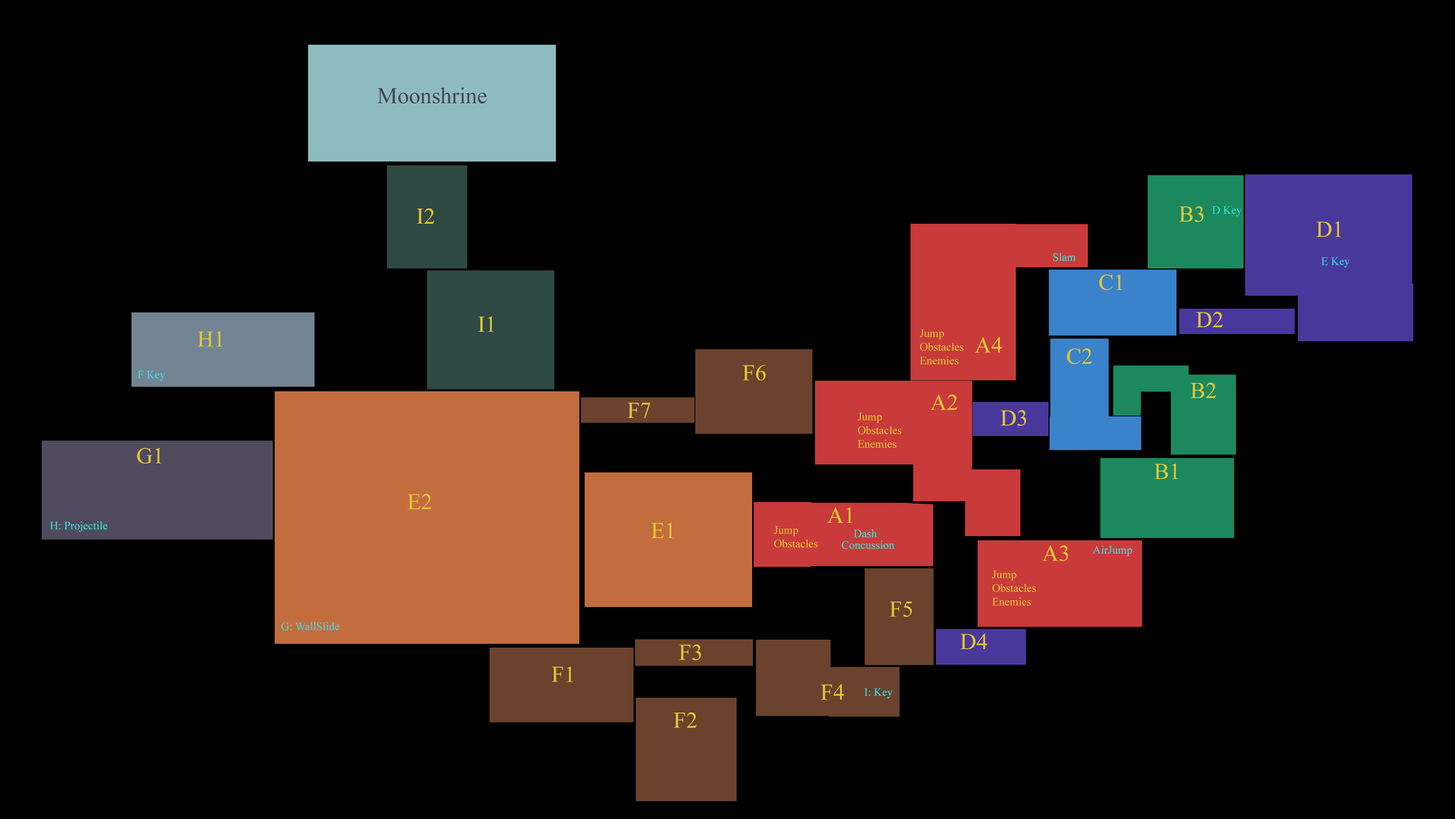
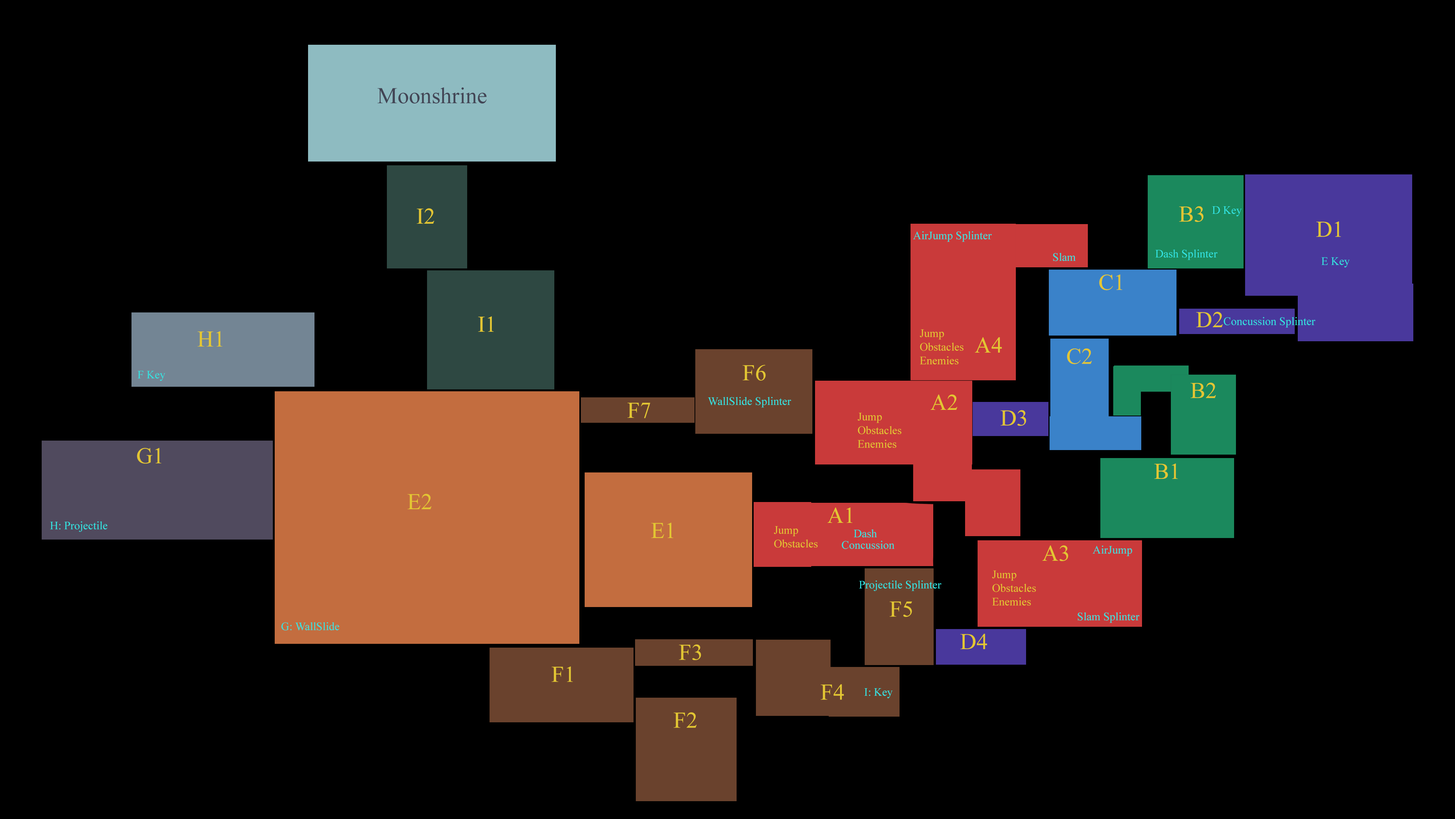
Comparing the layer stacks of the two (1455, 819) images. Changes:
added layer "Concussion Splinter" above "Concussion" over [1223,316,1316,328]
added layer "AirJump Splinter" above "Slam Splinter" over [912,231,993,242]
added layer "Slam Splinter" above "AirJump" over [1077,612,1140,623]
added layer "WallSlide Splinter" above "G: WallSlide" over [707,396,792,408]
added layer "Projectile Splinter" above "H: Projectile" over [859,580,942,591]
added layer "Dash Splinter" above "Dash" over [1155,249,1218,260]
